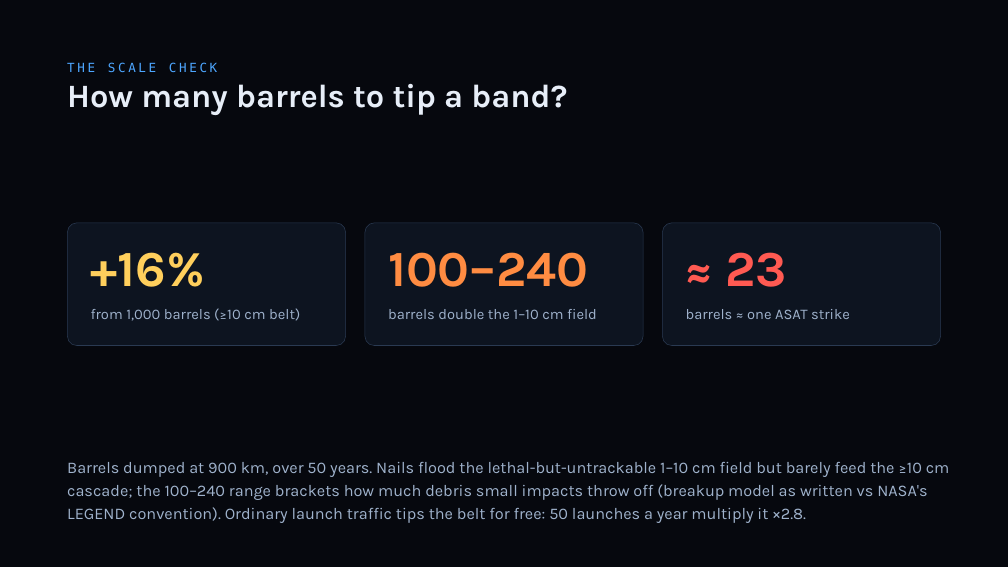
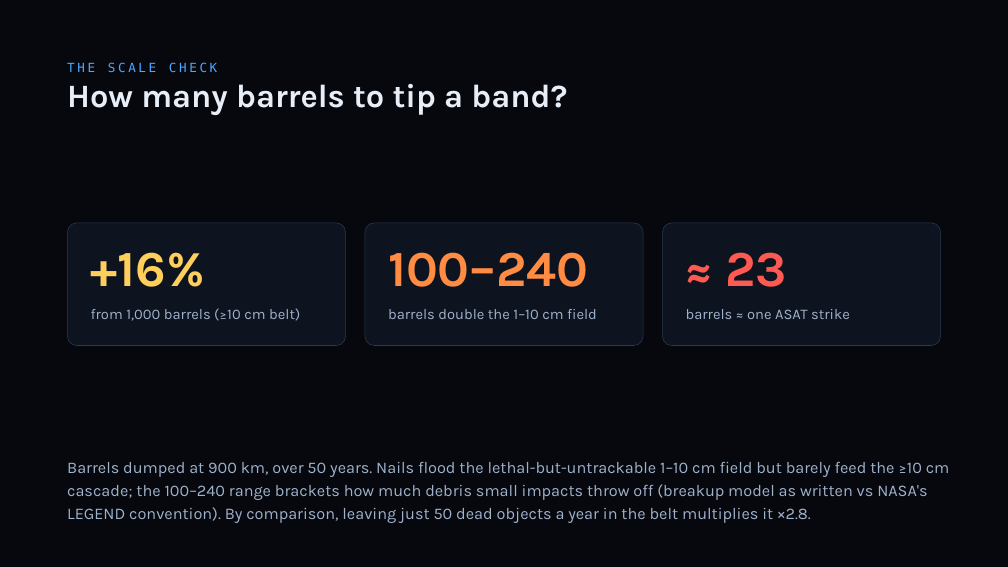
Before and after one commit to TimKadyrov/DebrisCascade, a slide deck: slide 11 of Barrel of Nails — Kessler Study.pptx. Drawn at 1008x567 pixels with LibreOffice and Linux fonts; fonts in the diff are those of the drawing. Boxes give left, top, right and bottom in pixels: in the first picture for what was removed or moved away, otherwise in the second. Text is boxed around its words. In the diff, an @@ line names an element or a change of style, - is before the commit and + after.

```diff
--- a/Barrel of Nails — Kessler Study.pptx
+++ b/Barrel of Nails — Kessler Study.pptx
@@ text at (67,462,950,523): text changed @@
-Barrels dumped at 900 km, over 50 years. Nails flood the lethal-but-untrackable 1–10 cm field but barely feed the ≥10 cm cascade; the 100–240 range brackets how much debris small impacts throw off (breakup model as written vs NASA's LEGEND convention). Ordinary launch traffic tips the belt for free: 50 launches a year multiply it ×2.8.
+Barrels dumped at 900 km, over 50 years. Nails flood the lethal-but-untrackable 1–10 cm field but barely feed the ≥10 cm cascade; the 100–240 range brackets how much debris small impacts throw off (breakup model as written vs NASA's LEGEND convention). By comparison, leaving just 50 dead objects a year in the belt multiplies it ×2.8.
```
Also in this commit, not shown: 8 other slides changed, 10 other files.
